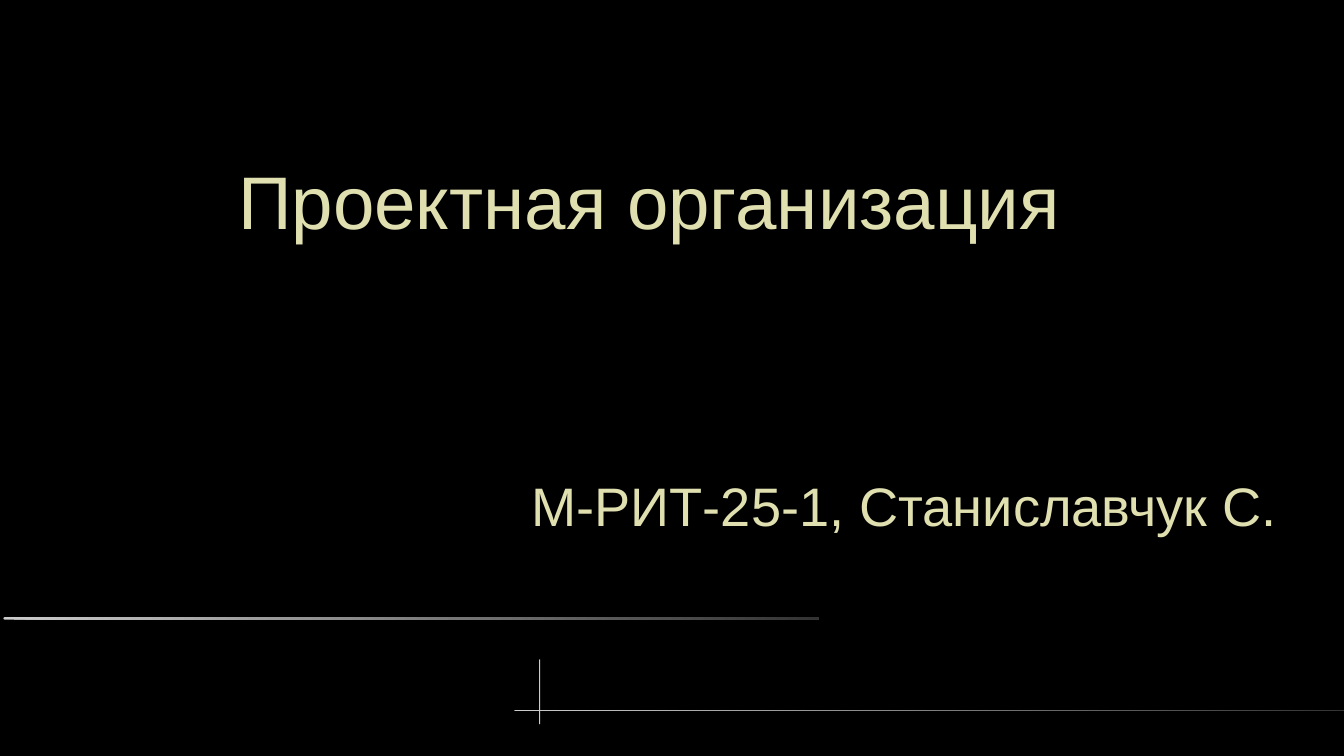
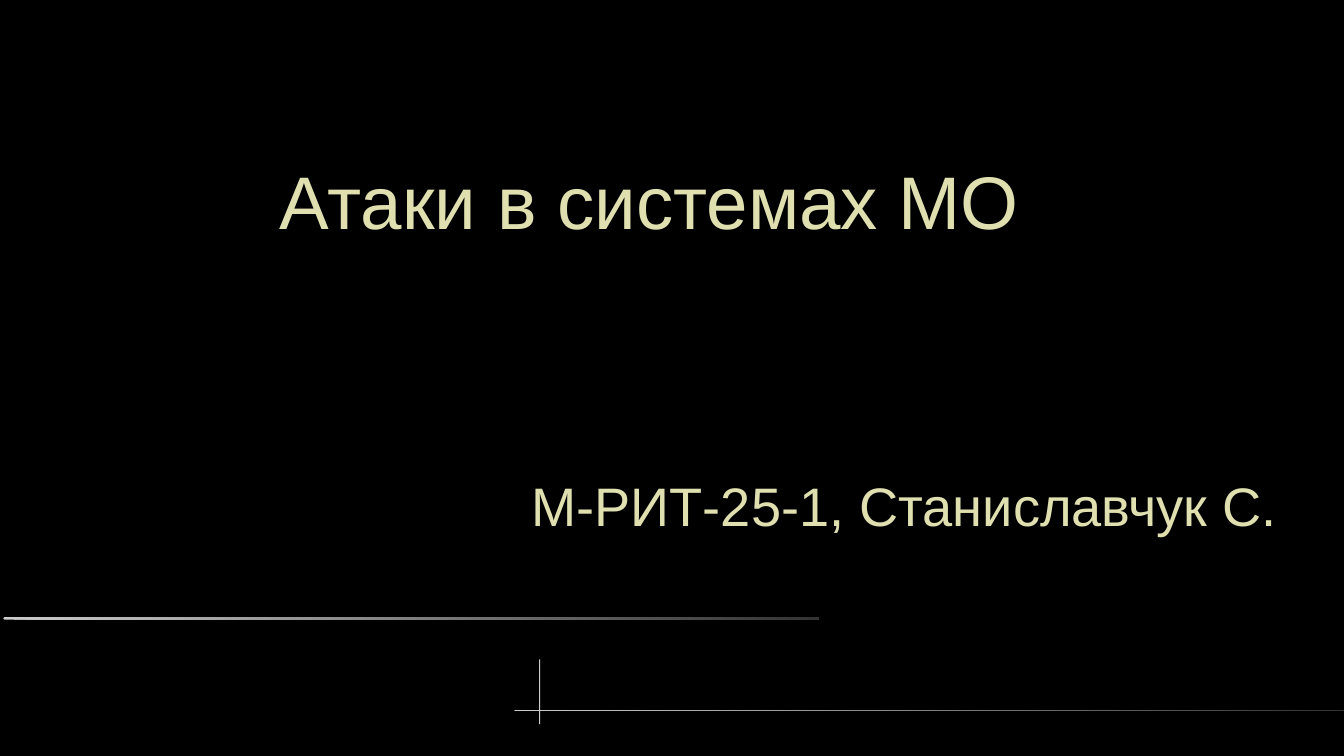
Before and after one commit to lxvevery1/LSTU_MAG, a slide deck: slide 1 of 5_1/ML/lab/coursework/presentation/ProjectOrg.odp. Drawn at 1344x756 pixels with LibreOffice and Linux fonts; fonts in the diff are those of the drawing. Boxes give left, top, right and bottom in pixels: in the first picture for what was removed or moved away, otherwise in the second. Text is boxed around its words. In the diff, an @@ line names an element or a change of style, - is before the commit and + after.

```diff
--- a/5_1/ML/lab/coursework/presentation/ProjectOrg.odp
+++ b/5_1/ML/lab/coursework/presentation/ProjectOrg.odp
@@ title at [279, 177, 1019, 230]: text changed @@
-Проектная организация
+Атаки в системах МО
```
Also in this commit, not shown: 4 slides added, 4 slides removed, 5 other files.
